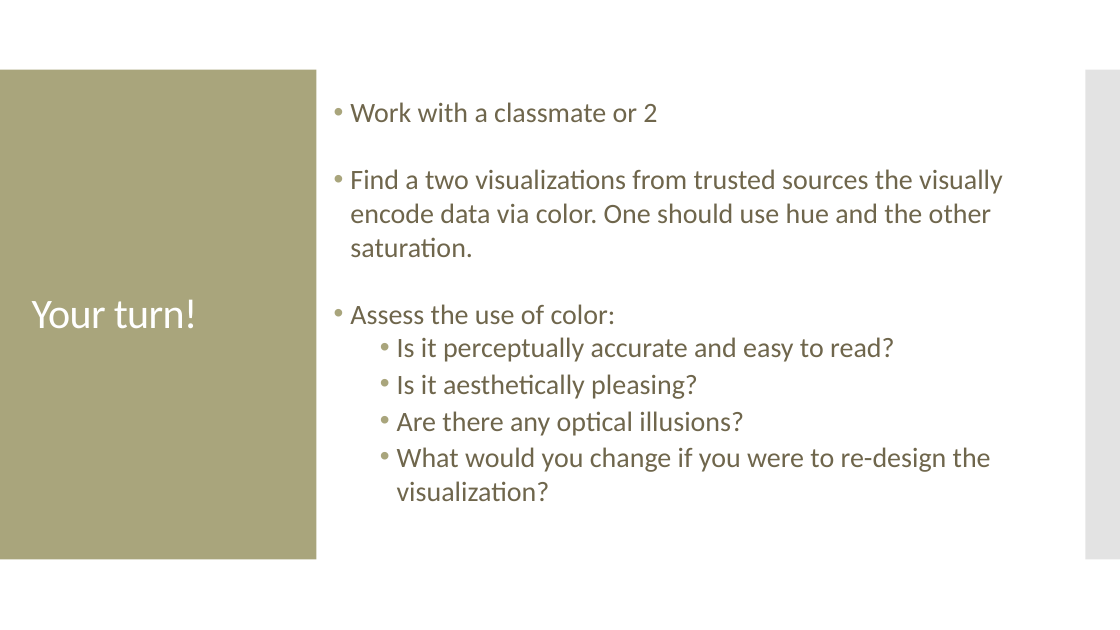
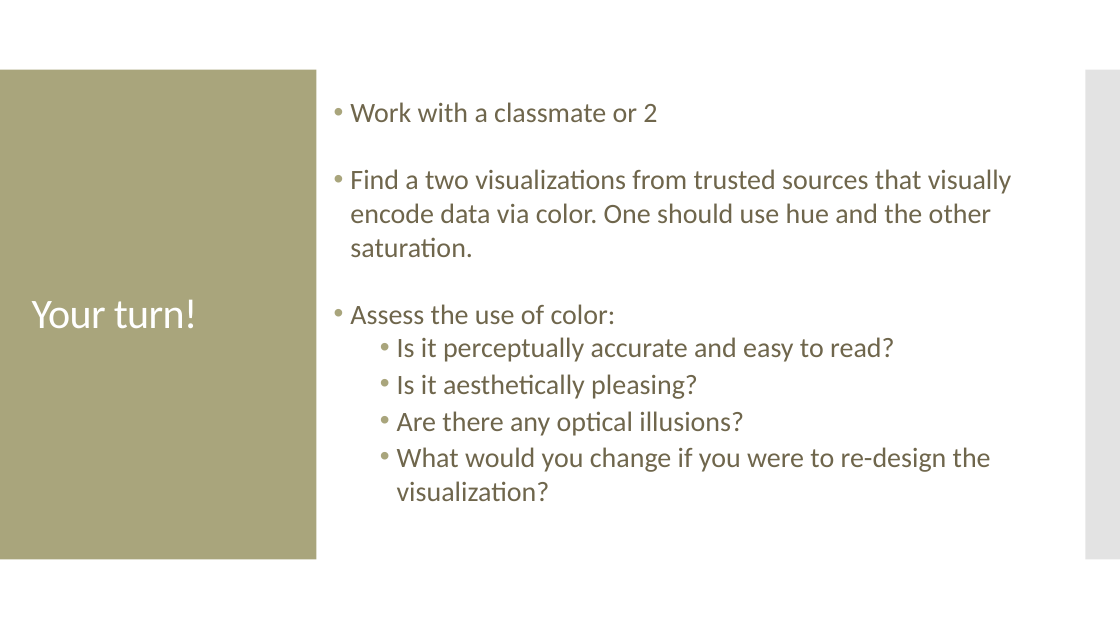
Before and after one commit to amosca01/SDS-CSC109, a slide deck: slide 41 of slides/05-color.pptx (slide 39 before the commit). Drawn at 1120x630 pixels with LibreOffice and Linux fonts; fonts in the diff are those of the drawing. Boxes give left, top, right and bottom in pixels: in the first picture for what was removed or moved away, otherwise in the second. Text is boxed around its words. In the diff, an @@ line names an element or a change of style, - is before the commit and + after.

Commit message:
slides

```diff
--- a/slides/05-color.pptx
+++ b/slides/05-color.pptx
@@ text at (x1=350, y1=169, x2=1012, y2=257): text changed @@
-• Find a two visualizations from trusted sources the visually encode data via color. One should use hue and the other saturation.
+• Find a two visualizations from trusted sources that visually encode data via color. One should use hue and the other saturation.
```
Also in this commit, not shown: 1 other slide changed, 3 slides added, 1 slide removed, 1 other file.
